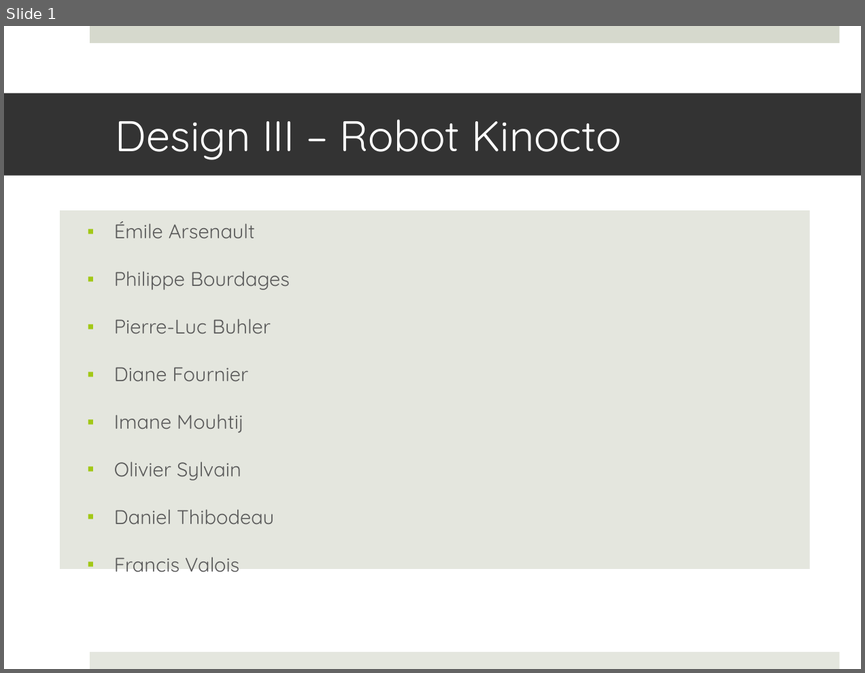
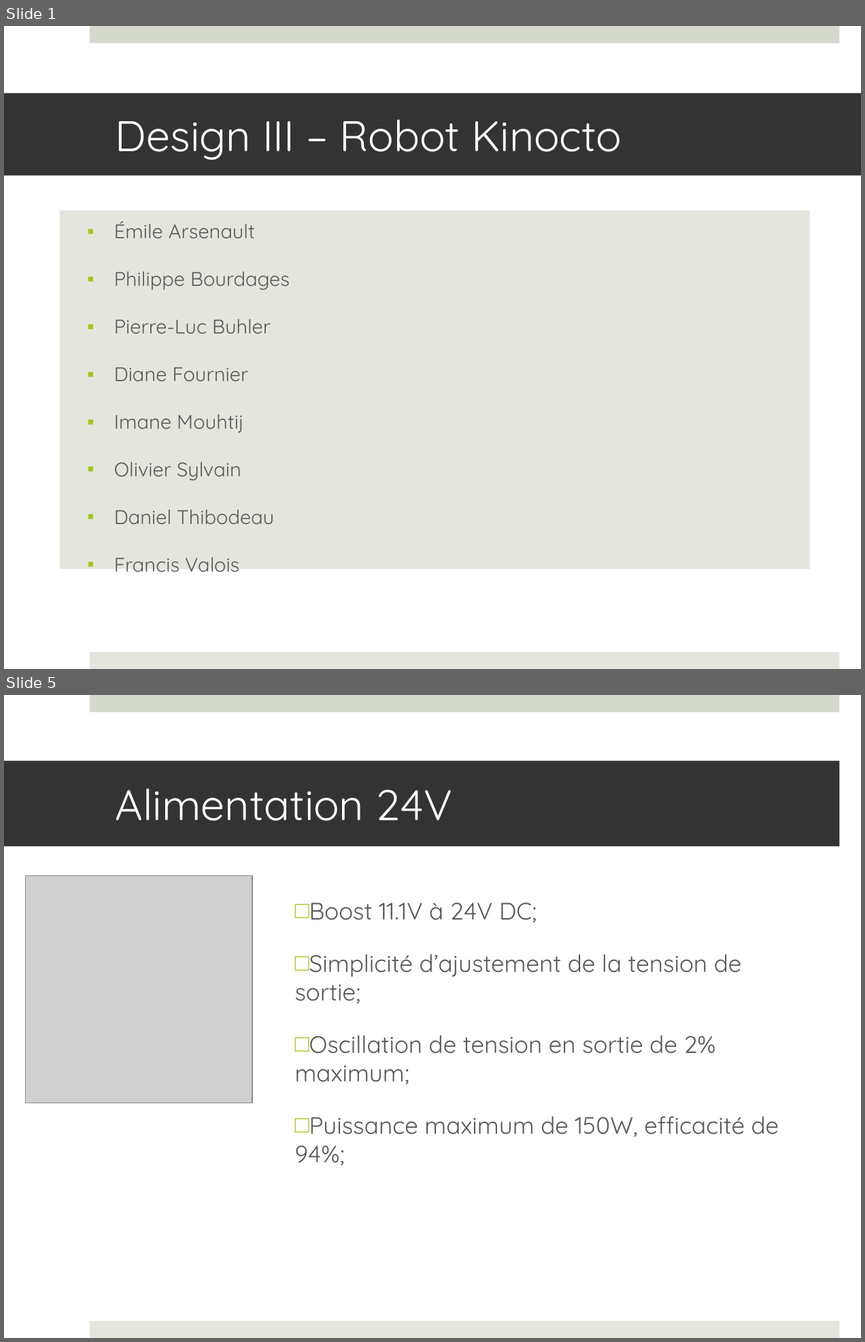
Before and after one commit to francisvalois/design3, a slide deck: reports/presentation/kinocto.pptx. Shown one above the other, each under a label of ours: slide 1 before the commit, slides 1 and 5 after it; the slides between them are not shown. The pictures are 865x673 and 865x1342 pixels, drawn with LibreOffice and Linux fonts; fonts in the diff are those of the drawing; grey boxes stand for pictures. Boxes give left, top, right and bottom in pixels: in the first picture for what was removed or moved away, otherwise in the second. Text is boxed around its words. In the diff, an @@ line names an element or a change of style, - is before the commit and + after.

```diff
--- a/reports/presentation/kinocto.pptx
+++ b/reports/presentation/kinocto.pptx
@@ slide 5 added at [4, 695, 861, 1338], background #FFFFFF; not listed: 2 template elements that a slide beside it also shows @@
@@ title added at [4, 761, 839, 847], fill #333333, 36 pt, text #FFFFFF @@
+Alimentation 24V
@@ picture added at [26, 876, 252, 1103] @@
@@ text added at [295, 902, 779, 1165], 20 pt, text #595959 @@
+□ Boost 11.1V à 24V DC;
+□ Simplicité d’ajustement de la tension de sortie;
+□ Oscillation de tension en sortie de 2% maximum;
+□ Puissance maximum de 150W, efficacité de 94%;
```
Also in this commit, not shown: 3 slides changed, 25 other slides added, 4 slides removed, 3 other files.
